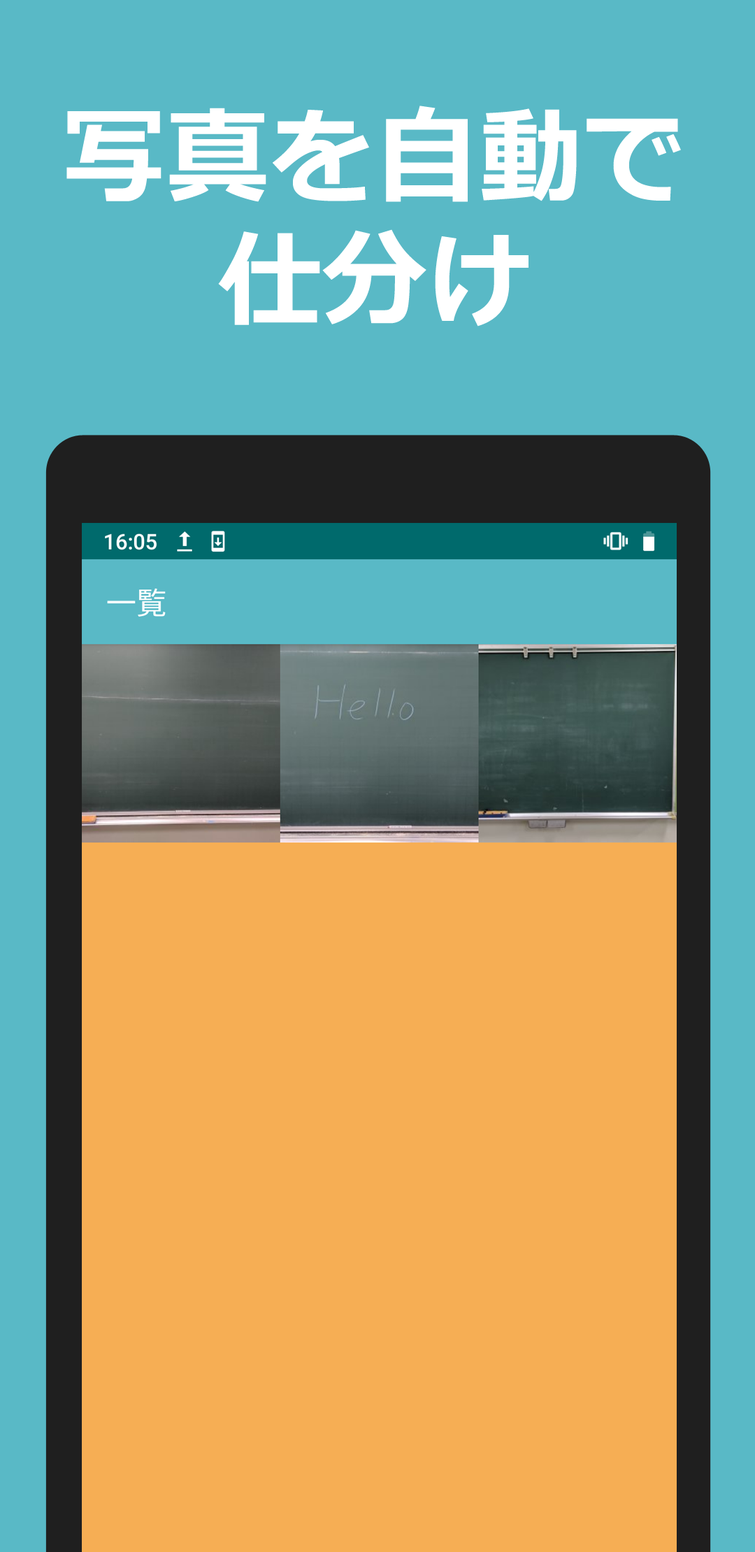
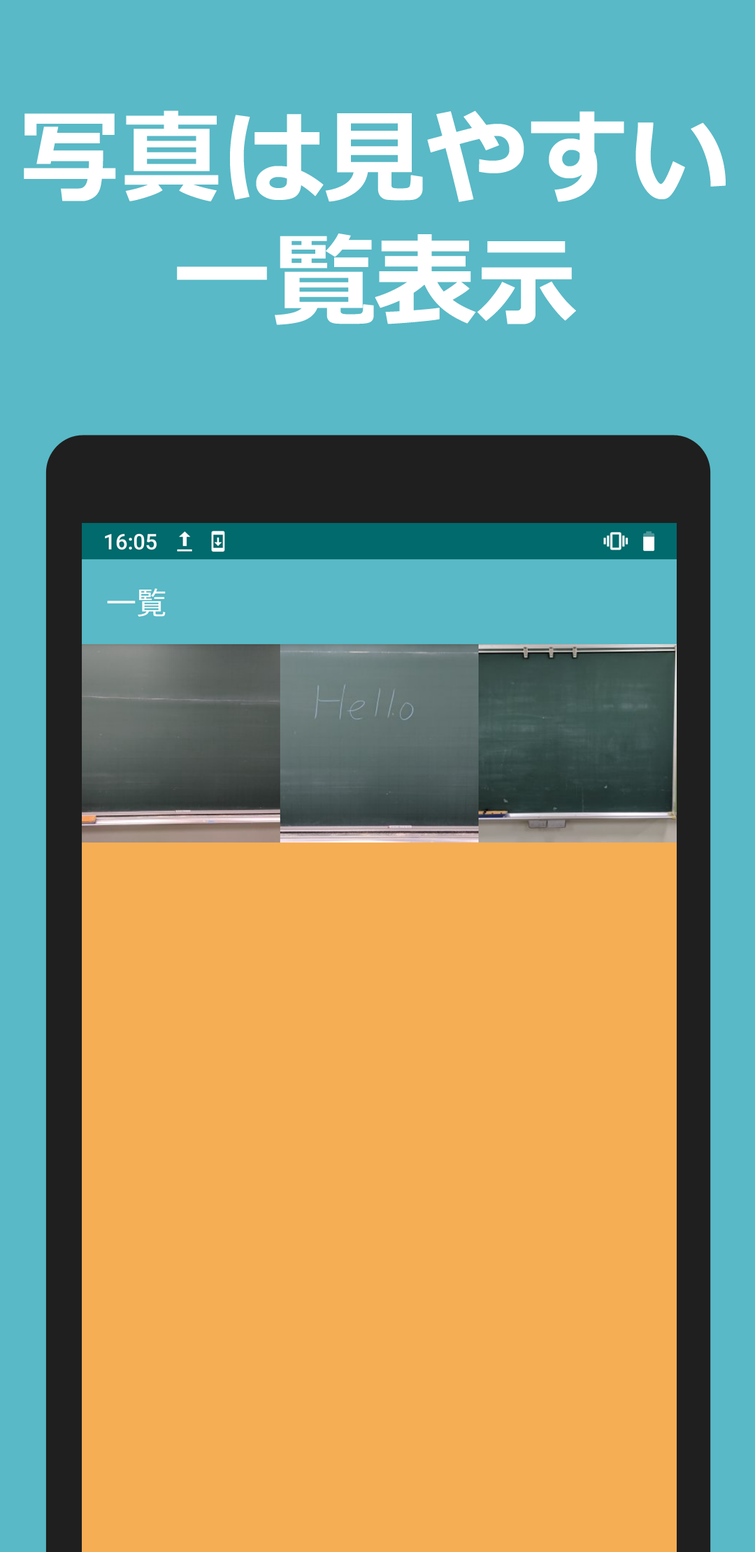
Comparing the layer stacks of the two 755px x 1552px images. Changes:
renamed "写真を自動で 仕分け" to "写真は見やすい 一覧表示", painted on it over [23, 105, 726, 327]
